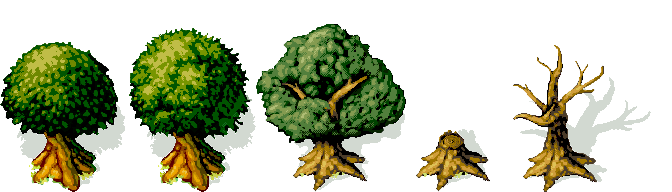
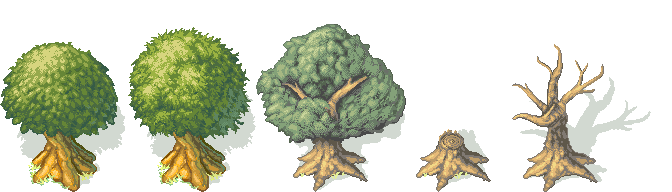
The second 672px x 192px image is a revision of the first. Changes to its layers:
renamed "Trees" to "shadows", moved it above "Trees", painted on it over [0, 24, 604, 192]
renamed "shadows" to "Trees", painted on it over [0, 24, 604, 192]